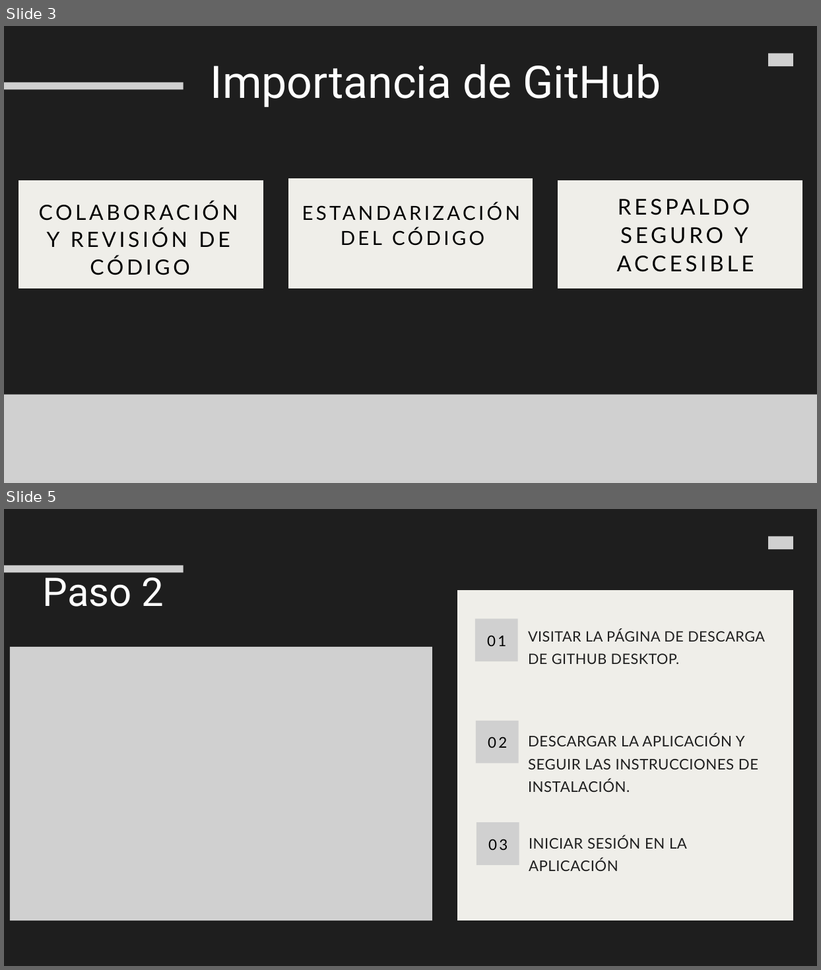
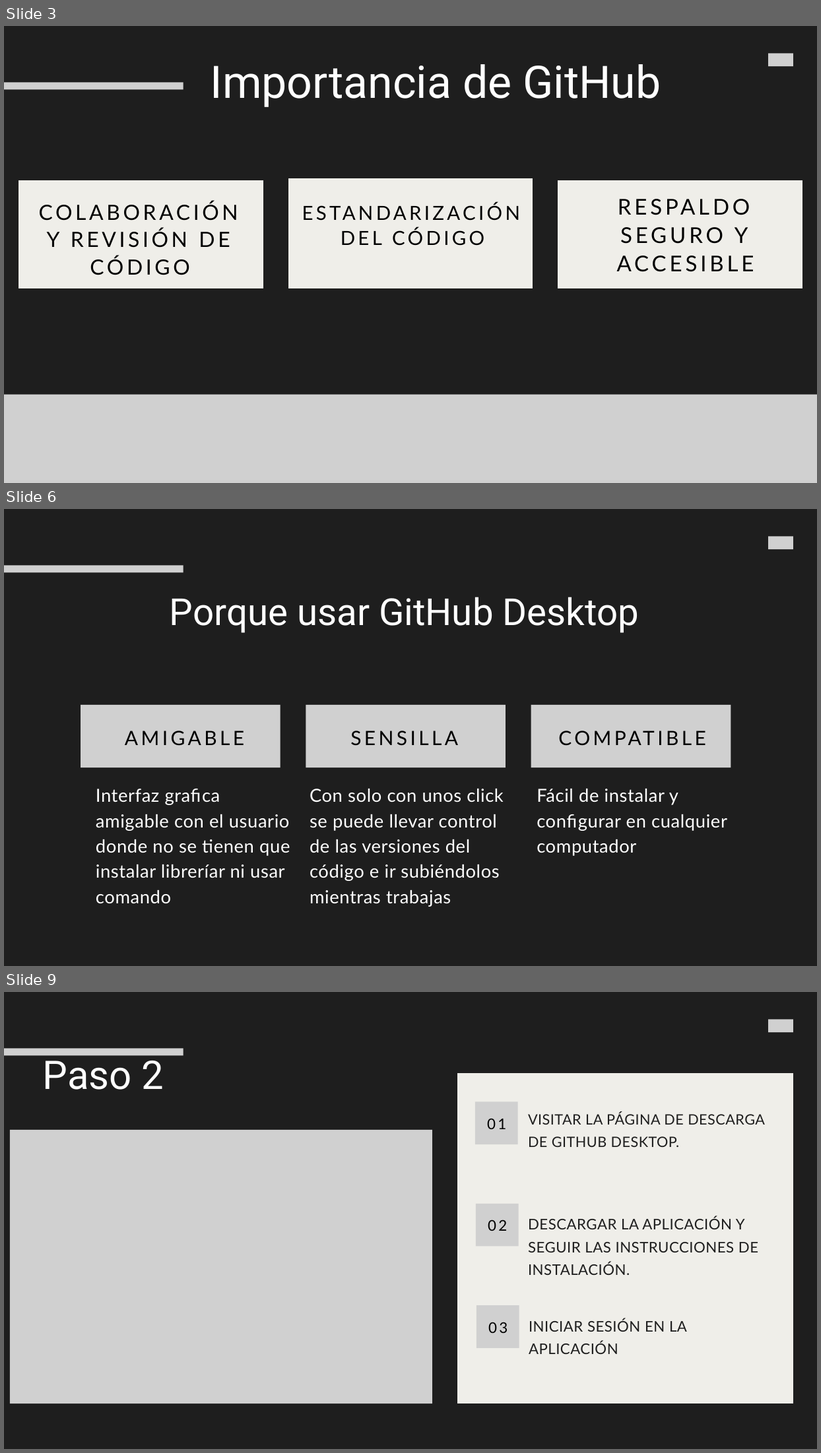
Before and after one commit to shimgen3/AvancesParaIunge, a slide deck: Files/ppt_Github.pptx. Shown one above the other, each under a label of ours: slides 3 and 5 before the commit, slides 3, 6 and 9 after it; the slides between them are not shown. The pictures are 821x970 and 821x1453 pixels, drawn with LibreOffice and Linux fonts; fonts in the diff are those of the drawing; grey boxes stand for pictures; background and template pictures are left out. Boxes give left, top, right and bottom in pixels: in the first picture for what was removed or moved away, otherwise in the second. Text is boxed around its words. In the diff, an @@ line names an element or a change of style, - is before the commit and + after.

```diff
--- a/Files/ppt_Github.pptx
+++ b/Files/ppt_Github.pptx
@@ slide 6 added at (4, 509, 817, 966), background #1E1E1E @@
@@ picture added at (768, 536, 793, 549) @@
@@ picture added at (4, 566, 184, 573) @@
@@ text added at (170, 597, 639, 633), 66 pt, text #FFFFFF @@
+Porque usar GitHub Desktop
@@ picture added at (81, 705, 281, 768) @@
@@ picture added at (306, 705, 506, 768) @@
@@ picture added at (531, 705, 731, 768) @@
@@ text added at (531, 722, 734, 749), 35 pt, text #000000 @@
+COMPATIBLE
@@ text added at (125, 731, 244, 746), 35 pt, text #000000 @@
+AMIGABLE
@@ text added at (350, 731, 458, 746), 35 pt, text #000000 @@
+SENSILLA
@@ text added at (96, 789, 290, 904), 32 pt, text #FFFFFF @@
+Interfaz grafica amigable con el usuario donde no se tienen que instalar libreríar ni usar comando
@@ text added at (310, 789, 503, 907), 32 pt, text #FFFFFF @@
+Con solo con unos click se puede llevar control de las versiones del código e ir subiéndolos mientras trabajas
@@ text added at (537, 789, 727, 856), 32 pt, text #FFFFFF @@
+Fácil de instalar y configurar en cualquier computador
@@ what was slide 5 is now slide 9 @@
```
Also in this commit, not shown: 3 slides changed, 7 other slides added, 1 slide removed.
